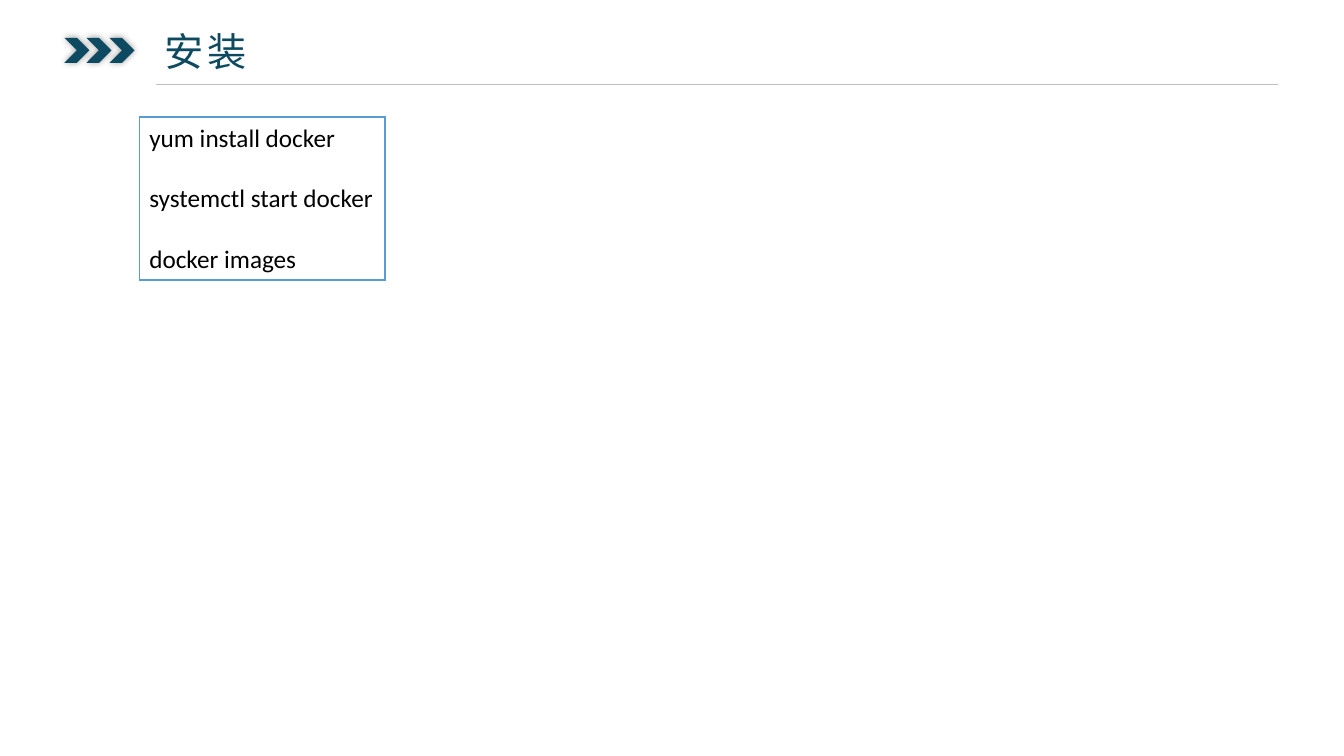
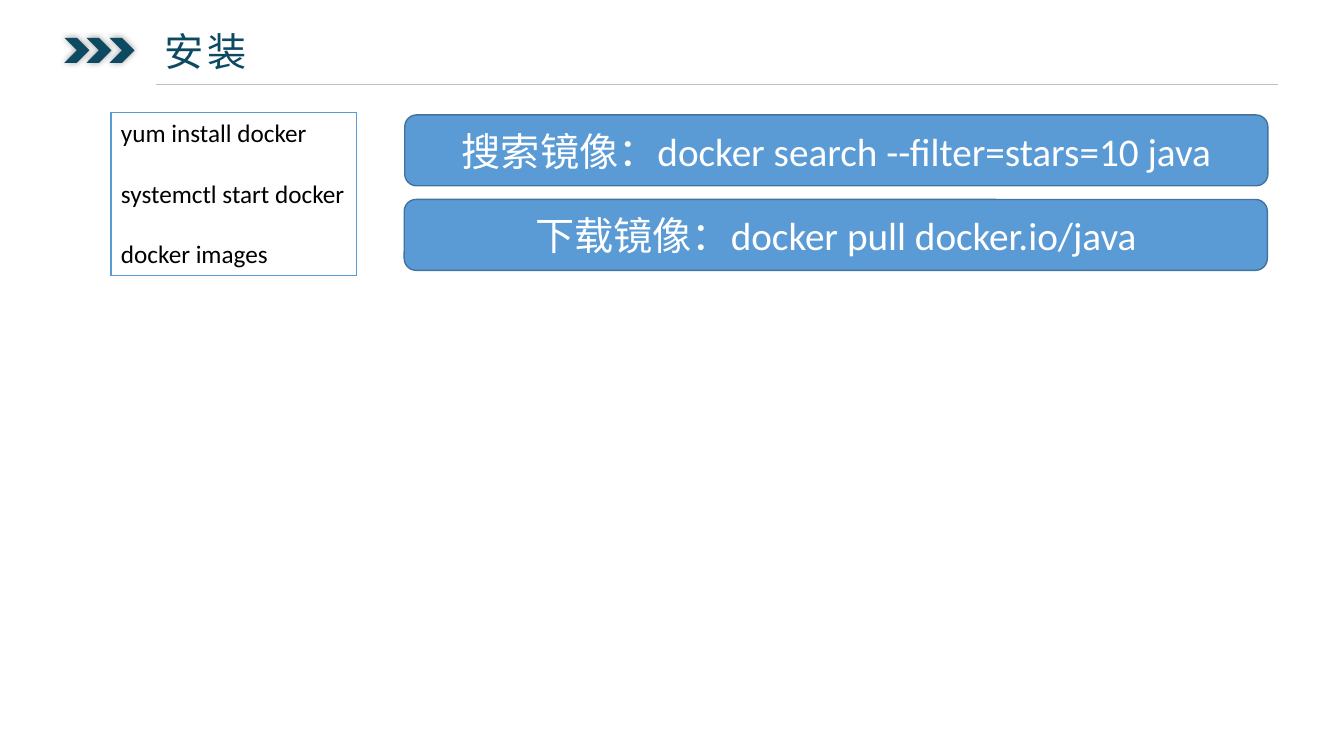
Before and after one commit to ysglyl/ppts, a slide deck: slide 2 of docker.pptx. Drawn at 1344x756 pixels with LibreOffice and Linux fonts; fonts in the diff are those of the drawing. Boxes give left, top, right and bottom in pixels: in the first picture for what was removed or moved away, otherwise in the second. Text is boxed around its words. In the diff, an @@ line names an element or a change of style, - is before the commit and + after.

```diff
--- a/docker.pptx
+++ b/docker.pptx
@@ rectangle "yum install docker": place and size @@
-rectangle "yum install docker" at [139,117,385,280]
+rectangle "yum install docker" at [111,113,357,276]
@@ rounded rectangle added at [405,115,1268,186], fill #5B9BD5, outline #43739E 1 pt, 28 pt, text #FFFFFF @@
+搜索镜像：docker search --filter=stars=10 java
@@ rounded rectangle added at [404,200,1267,270], fill #5B9BD5, outline #43739E 1 pt, 28 pt, text #FFFFFF @@
+下载镜像：docker pull docker.io/java
```
Also in this commit, not shown: 3 other files.
